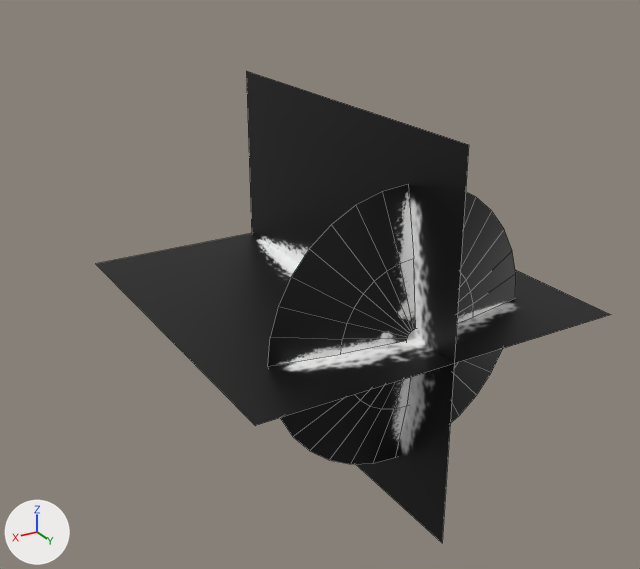
Renders of the FBX model Assets/Artists/Lauran/Models/MuzzleFlash.fbx from each side of a commit.
Before and after are seen from a 50 mm lens placed at (1.62, 2.08, 1.32), pointed at (-0.06, -0.7, -0.08). The lights are fixed; the arrows at lower left show +X, +Y and +Z. The picture after the commit comes second. Mesh edges are drawn as thin lines. Where no turn or scale is listed for an object, it has been applied to the vertices.

The scene before the commit, as lines of its bpy script (objects in view):
```python
me_plane = bpy.data.meshes.new('Plane')
me_plane.from_pydata(...)  # 104 vertices, 66 faces; spans x -0.695..0.695, y -1.187..0.202, z -0.695..0.695
me_plane.materials.append(mat_material_001)  # picture img_muzzleflash_png
ob_particle_mesh = bpy.data.objects.new('Particle_mesh', me_plane)
ob_particle_mesh.location = (0.0, 0.0, 0.0)
```
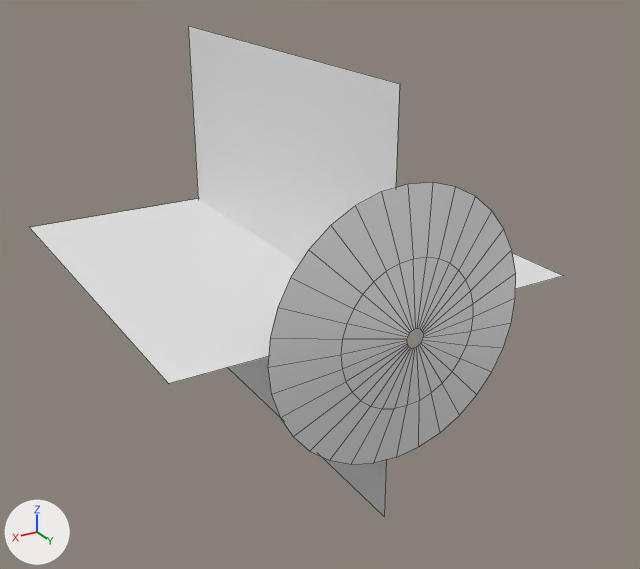
Diff of the bpy script that builds the scene:
```diff
--- a/Assets/Artists/Lauran/Models/MuzzleFlash.fbx.py
+++ b/Assets/Artists/Lauran/Models/MuzzleFlash.fbx.py
@@ me_plane @@
 # used by ob_particle_mesh; location = (0.0, 0.0, 0.0)
-me_plane.from_pydata(...)  # 104 vertices, 66 faces; spans x -0.695..0.695, y -1.187..0.202, z -0.695..0.695
-me_plane.vertices[0].co = (-0.695, -1.187, 0.0)
-me_plane.vertices[1].co = (0.695, -1.187, 0.0)  # pixel (95, 263)
-me_plane.vertices[2].co = (-0.695, 0.202, 0.0)  # pixel (611, 314)
-me_plane.vertices[3].co = (0.695, 0.202, 0.0)  # pixel (255, 425)
-me_plane.vertices[4].co = (0.0, -1.187, 0.695)  # pixel (246, 70)
-me_plane.vertices[5].co = (0.0, -1.187, -0.695)
-me_plane.vertices[6].co = (0.0, 0.202, 0.695)  # pixel (468, 144)
-me_plane.vertices[7].co = (0.0, 0.202, -0.695)  # pixel (442, 543)
-me_plane.materials.append(mat_material_001)  # picture img_muzzleflash_png
+me_plane.from_pydata(...)  # 104 vertices, 66 faces; spans x -0.81..0.81, y -1.758..-0.001, z -0.81..0.81
+# me_plane part 1: the loose piece of 96 vertices spanning x -0.508..0.508, y -0.077..-0.001, z -0.508..0.508 is turned 90.3 degrees about the y axis through its middle
+# me_plane part 2
+me_plane.vertices[0].co = (-0.81, -1.758, 0.0)
+me_plane.vertices[1].co = (0.81, -1.758, 0.0)  # pixel (29, 227)
+me_plane.vertices[2].co = (-0.81, -0.138, 0.0)  # pixel (563, 275)
+me_plane.vertices[3].co = (0.81, -0.138, 0.0)  # pixel (168, 383)
+me_plane.vertices[4].co = (0.0, -1.758, 0.81)  # pixel (188, 25)
+me_plane.vertices[5].co = (0.0, -1.758, -0.81)
+me_plane.vertices[6].co = (0.0, -0.138, 0.81)  # pixel (399, 83)
+me_plane.vertices[7].co = (0.0, -0.138, -0.81)  # pixel (384, 516)
```

Location of each change, [x1, y1, x2, y2] in pixels of the pictures (640 x 569 px; the box of a moved part takes in the faces that stretch with it):
'Particle_mesh', recoloured, reshaped (black to white): before [96, 71, 610, 543]; after [29, 26, 563, 516]
part 1 of me_plane, moved or reshaped: before [268, 184, 516, 464]; after [268, 183, 516, 464]
part 2 of me_plane, moved or reshaped: before [96, 71, 610, 543]; after [29, 26, 563, 516]
